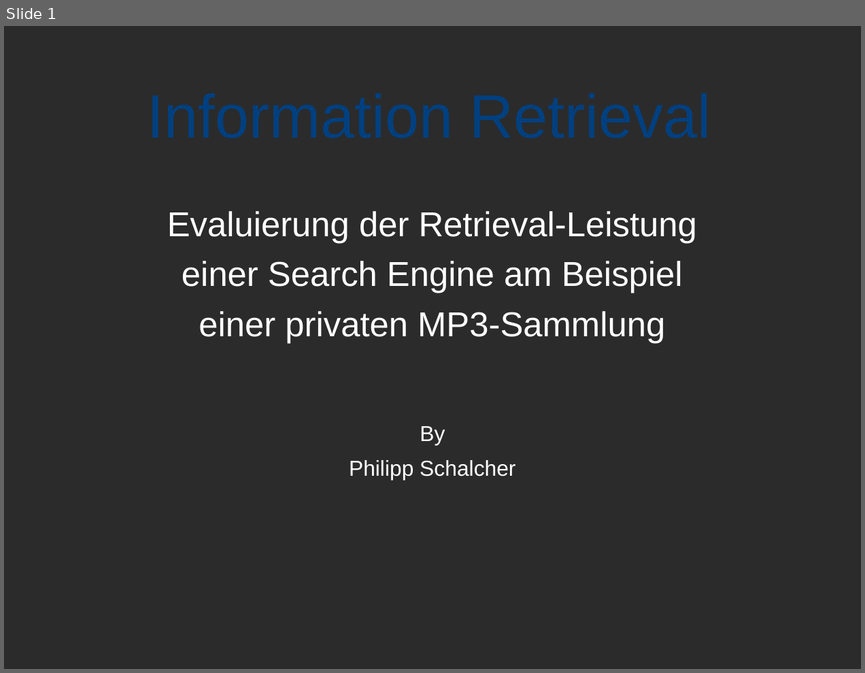
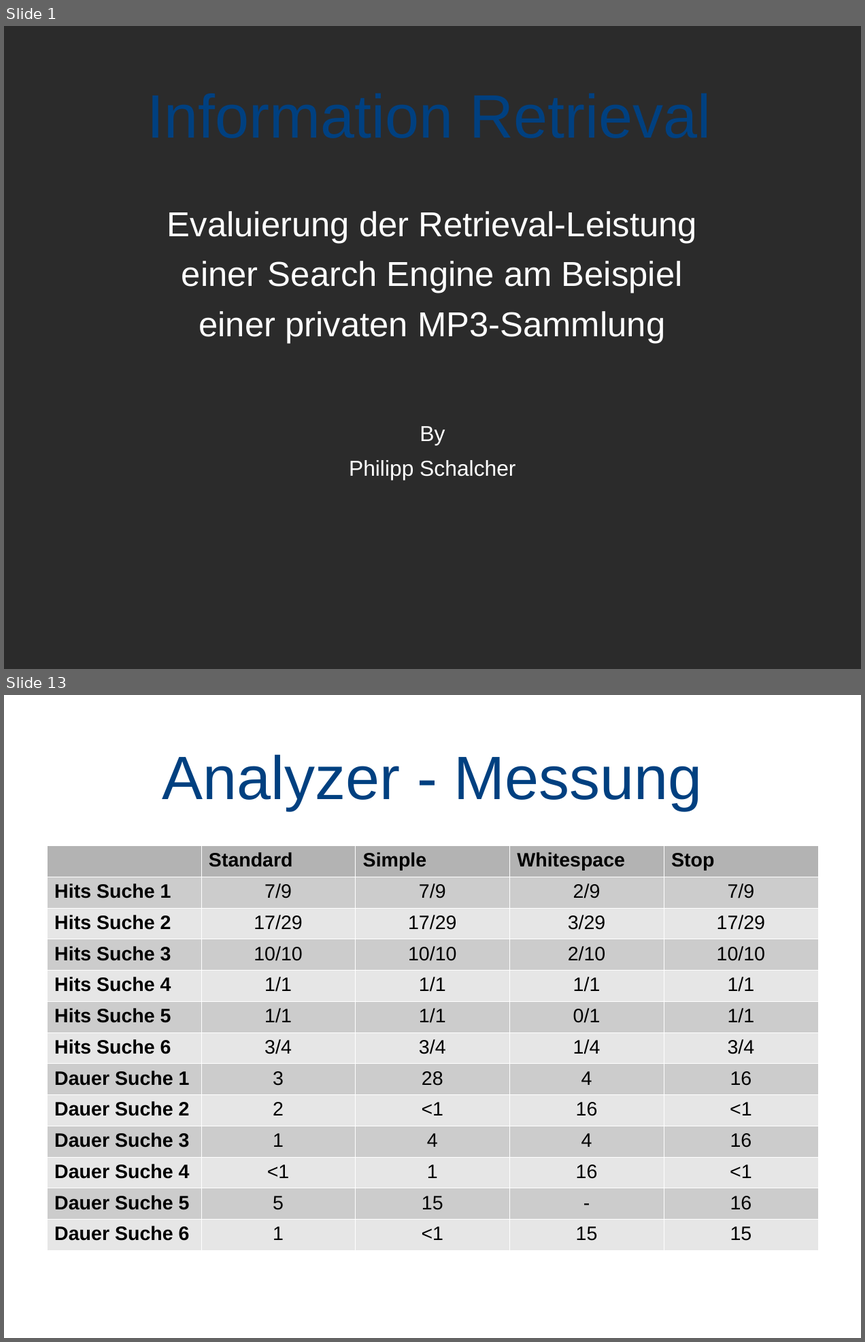
Before and after one commit to spitzbueb/Information_Retrieval, a slide deck: Präsentation/Präsentation.odp. Shown one above the other, each under a label of ours: slide 1 before the commit, slides 1 and 13 after it; the slides between them are not shown. The pictures are 865x673 and 865x1342 pixels, drawn with LibreOffice and Linux fonts; fonts in the diff are those of the drawing; background and template pictures are left out; a plain dark background stands for a picture behind light text. Boxes give left, top, right and bottom in pixels: in the first picture for what was removed or moved away, otherwise in the second. Text is boxed around its words. In the diff, an @@ line names an element or a change of style, - is before the commit and + after.

```diff
--- a/Präsentation/Präsentation.odp
+++ b/Präsentation/Präsentation.odp
@@ slide 13 added at <box>4,695,861,1338</box>, background picture (left out) @@
@@ title added at <box>162,754,702,810</box>, 56.7 pt, text #004080 @@
+Analyzer - Messung
@@ table added at <box>47,845,817,1243</box>, 13 rows, 5 columns @@
+ | Standard | Simple | Whitespace | Stop
+Hits Suche 1 | 7/9 | 7/9 | 2/9 | 7/9
+Hits Suche 2 | 17/29 | 17/29 | 3/29 | 17/29
+Hits Suche 3 | 10/10 | 10/10 | 2/10 | 10/10
+Hits Suche 4 | 1/1 | 1/1 | 1/1 | 1/1
+Hits Suche 5 | 1/1 | 1/1 | 0/1 | 1/1
+Hits Suche 6 | 3/4 | 3/4 | 1/4 | 3/4
+Dauer Suche 1 | 3 | 28 | 4 | 16
+Dauer Suche 2 | 2 | <1 | 16 | <1
+Dauer Suche 3 | 1 | 4 | 4 | 16
+Dauer Suche 4 | <1 | 1 | 16 | <1
+Dauer Suche 5 | 5 | 15 | - | 16
+Dauer Suche 6 | 1 | <1 | 15 | 15
```
Also in this commit, not shown: 1 slide changed, 16 other slides added.
